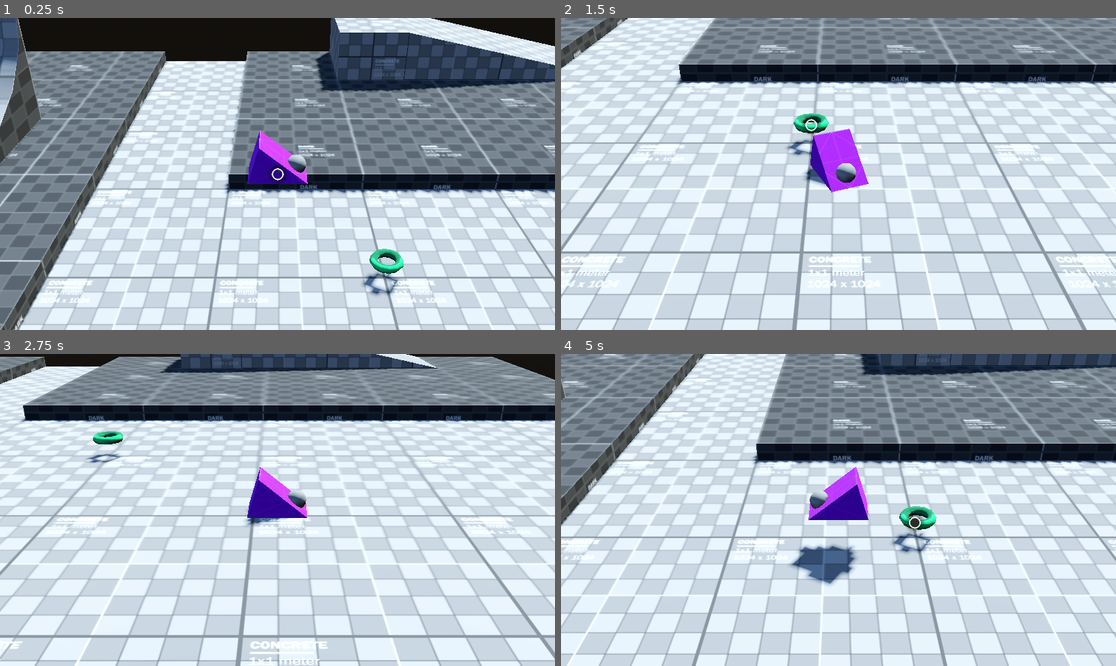
Above: before the commit, frames 1-4 (two rows, left to right).
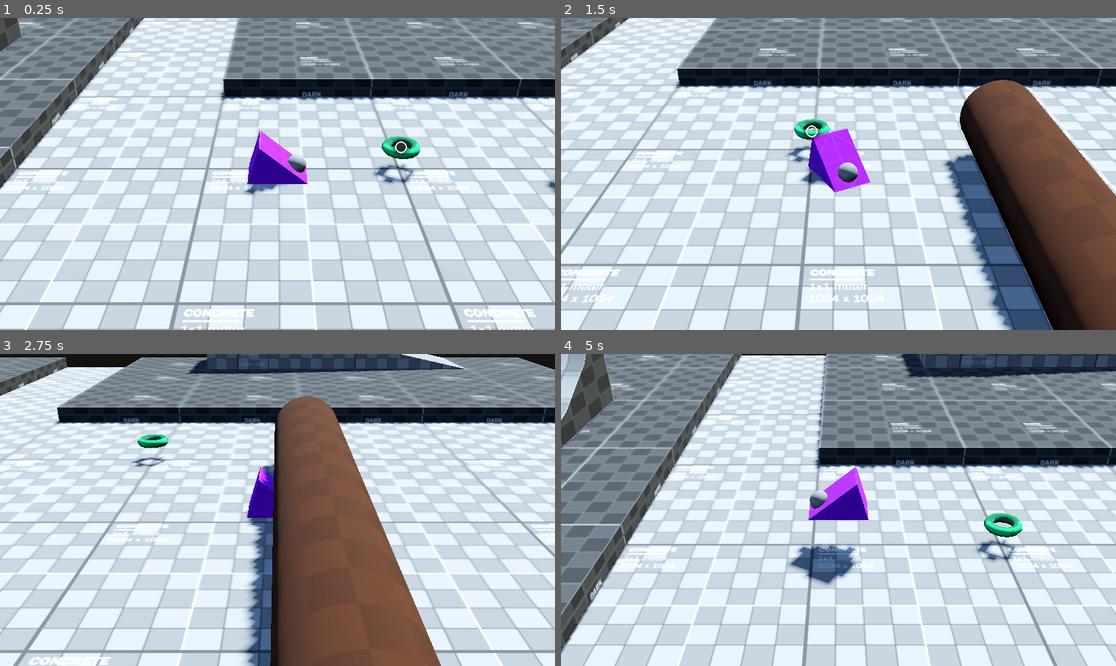
Above: after the commit, the same moments.

Repository: lithopsiouu/you-rat
Game: Godot game, scene res://Scenes/test/main test room.tscn
The game is run twice, just before and just after one commit, with the same random seed, the same clock (stepped at 60 frames per second) and the same inputs.
Inputs (mouse positions are in pixels of both pictures, inside the frame that each line leads up to):
- Up to frame 1 (0.25 s): no input
- Up to frame 2 (1.5 s): tap Enter at 0.5 s; move the mouse to (960, 158) at 0.52 s; hold D (move_right) 0.53-1.28 s; click (960, 158) at 0.6 s; tap Space (jump) at 0.77 s; move the mouse to (727, 189) at 1.27 s; hold S (move_backward) from 1.28 s (still down); click (727, 189) at 1.35 s
- Up to frame 3 (2.75 s): tap Space (jump) at 1.52 s; move the mouse to (333, 441) at 2.02 s; release S (move_backward) at 2.03 s; hold D (move_right) from 2.03 s (still down); tap Down (rotate_cam_down) at 2.1 s; click (333, 441) at 2.3 s
- Up to frame 4 (5 s): move the mouse to (810, 572) at 2.77 s; release D (move_right) at 2.78 s; hold W (move_forward) 2.78-3.53 s; tap Left (rotate_cam_left) at 2.85 s; tap Space (jump) at 3.02, 3.77, 4.52 s; click (810, 572) at 3.05 s; move the mouse to (1005, 556) at 3.52 s; hold A (move_left) from 3.53 s (still down); tap Right (rotate_cam_right) at 3.6 s; click (1005, 556) at 3.8 s; move the mouse to (672, 463) at 4.27 s; tap Up (rotate_cam_up) at 4.35 s; click (672, 463) at 4.55 s

The runs differ from the first frame. In frame 1, 72% of the frame differs, in the area x 0-100%, y 0-100%; in frame 2, 61%; in frame 3, 53%; in frame 4, 55%.

Commit message:
add rolling tube
- currently rolling tube just hides player and retargets gimbal cam

Diff:
--- a/Assets/Entities/rigidbody_player.tscn
+++ b/Assets/Entities/rigidbody_player.tscn
@@ -34,7 +34,6 @@
 axis_lock_angular_x = true
 axis_lock_angular_y = true
 axis_lock_angular_z = true
-wall_min_slide_angle = 0.61086524
 floor_stop_on_slope = false
 floor_constant_speed = true
 platform_floor_layers = 3
--- /dev/null
+++ b/Assets/Entities/rolling_tube.tscn
@@ -0,0 +1,63 @@
+[gd_scene format=3 uid="uid://dby4dt05yeckx"]
+
+[ext_resource type="Script" uid="uid://siwcoymsd0o0" path="res://Scripts/Interaction/rolling_tube.gd" id="1_2ycoj"]
+[ext_resource type="Material" uid="uid://bgypqh65uj1mf" path="res://Assets/Materials/puzzle_material.tres" id="1_qscvo"]
+[ext_resource type="Script" uid="uid://ddxbnuhq2je6l" path="res://Scripts/Interaction/interactable.gd" id="2_hxu50"]
+
+[sub_resource type="CylinderShape3D" id="CylinderShape3D_q54yq"]
+height = 3.0
+radius = 0.2
+
+[sub_resource type="CylinderMesh" id="CylinderMesh_q54yq"]
+lightmap_size_hint = Vector2i(7, 10)
+material = ExtResource("1_qscvo")
+top_radius = 0.2
+bottom_radius = 0.2
+height = 3.0
+radial_segments = 32
+rings = 3
+
+[sub_resource type="SphereShape3D" id="SphereShape3D_q54yq"]
+radius = 0.15
+
+[node name="RollingTube" type="RigidBody3D" unique_id=1858389497 node_paths=PackedStringArray("entrance", "exit")]
+axis_lock_linear_x = true
+axis_lock_linear_y = true
+axis_lock_linear_z = true
+axis_lock_angular_x = true
+axis_lock_angular_y = true
+axis_lock_angular_z = true
+script = ExtResource("1_2ycoj")
+entrance = NodePath("TubeStart")
+exit = NodePath("TubeEnd")
+
+[node name="CollisionShape3D" type="CollisionShape3D" parent="." unique_id=1161846988]
+transform = Transform3D(1, 0, 0, 0, -4.371139e-08, -1, 0, 1, -4.371139e-08, 0, 0, 0)
+shape = SubResource("CylinderShape3D_q54yq")
+
+[node name="MeshInstance3D" type="MeshInstance3D" parent="." unique_id=1288221419]
+transform = Transform3D(1, 0, 0, 0, -4.371139e-08, -1, 0, 1, -4.371139e-08, 0, 0, 0)
+mesh = SubResource("CylinderMesh_q54yq")
+skeleton = NodePath("")
+
+[node name="TubeStart" type="Area3D" parent="." unique_id=1358692387]
+transform = Transform3D(1, 0, 0, 0, 1, 0, 0, 0, 1, 0, 0, 1.5)
+script = ExtResource("2_hxu50")
+one_time = true
+interact_time = 0.5
+cooldown_time = 0.2
+metadata/_custom_type_script = "uid://ddxbnuhq2je6l"
+
+[node name="CollisionShape3D2" type="CollisionShape3D" parent="TubeStart" unique_id=1918603880]
+shape = SubResource("SphereShape3D_q54yq")
+
+[node name="TubeEnd" type="Area3D" parent="." unique_id=1393916396]
+transform = Transform3D(1, 0, 0, 0, 1, 0, 0, 0, 1, 0, 0, -1.5)
+script = ExtResource("2_hxu50")
+one_time = true
+interact_time = 0.5
+cooldown_time = 0.2
+metadata/_custom_type_script = "uid://ddxbnuhq2je6l"
+
+[node name="CollisionShape3D2" type="CollisionShape3D" parent="TubeEnd" unique_id=2136340828]
+shape = SubResource("SphereShape3D_q54yq")
--- /dev/null
+++ b/Assets/Materials/puzzle_material.tres
@@ -0,0 +1,9 @@
+[gd_resource type="StandardMaterial3D" format=3 uid="uid://bgypqh65uj1mf"]
+
+[ext_resource type="Texture2D" uid="uid://3elanln8aykn" path="res://Assets/Materials/Textures/Dev/kenney_prototypeTextures/PNG/Light/texture_07.png" id="1_3uqui"]
+
+[resource]
+albedo_color = Color(0.38, 0.20431334, 0.10259999, 1)
+albedo_texture = ExtResource("1_3uqui")
+uv1_scale = Vector3(1.5, 1.5, 1.5)
+uv1_triplanar = true
--- a/Scenes/test/main test room.tscn
+++ b/Scenes/test/main test room.tscn
@@ -4,6 +4,7 @@
 [ext_resource type="Material" uid="uid://lln0i7y28edo" path="res://Assets/Materials/tile_dark_gray.tres" id="2_x54xf"]
 [ext_resource type="PackedScene" uid="uid://bpqpjy8fcgewn" path="res://Assets/Entities/rigidbody_player.tscn" id="7_njocx"]
 [ext_resource type="PackedScene" uid="uid://cyg20dvv5m0qi" path="res://Assets/Entities/gimbal_camera.tscn" id="7_of0ke"]
+[ext_resource type="PackedScene" uid="uid://dby4dt05yeckx" path="res://Assets/Entities/rolling_tube.tscn" id="8_njocx"]
 [ext_resource type="Material" uid="uid://brx2jluqhii8i" path="res://Assets/Materials/interaction.tres" id="9_t768u"]
 [ext_resource type="Script" uid="uid://ddxbnuhq2je6l" path="res://Scripts/Interaction/interactable.gd" id="10_chm6s"]
 [ext_resource type="Texture2D" uid="uid://bcsf3aibkd3qp" path="res://Assets/Materials/Textures/Dev/Editor Icon/trimolt__0007_interaction-copy-2.png" id="11_chm6s"]
@@ -62,7 +63,7 @@
 [node name="CSGBox3D5" type="CSGBox3D" parent="." unique_id=1192686818]
 transform = Transform3D(1, 0, 0, 0, 1, 0, 0, 0, 1, -2.85, 2.1, -2.5)
 use_collision = true
-collision_layer = 4
+collision_layer = 6
 collision_mask = 17
 size = Vector3(0.2, 4, 3)
 material = ExtResource("1_ggcjv")
@@ -147,10 +148,10 @@
 texture = ExtResource("11_chm6s")
 
 [node name="RigidBody3D" parent="." unique_id=723126475 instance=ExtResource("7_njocx")]
-transform = Transform3D(1, 0, 0, 0, 1, 0, 0, 0, 1, 0.367278, 0.739244, -0.945048)
+transform = Transform3D(1, 0, 0, 0, 1, 0, 0, 0, 1, 0.367278, -1.1920929e-07, -0.945048)
 
-[node name="GimbalCamera2" parent="RigidBody3D" unique_id=681192686 node_paths=PackedStringArray("target") instance=ExtResource("7_of0ke")]
-transform = Transform3D(1, 0, 0, 0, 1, 0, 0, 0, 1, 0.367278, 0.739244, -0.945048)
+[node name="GimbalCamera" parent="RigidBody3D" unique_id=681192686 node_paths=PackedStringArray("target") instance=ExtResource("7_of0ke")]
+transform = Transform3D(1, 0, 0, 0, 1, 0, 0, 0, 1, 0.367, 0, -0.945)
 top_level = true
 target = NodePath("..")
 rotation_speed_y = 0.03
@@ -160,7 +161,10 @@
 
 [node name="ClimbArea" type="Area3D" parent="." unique_id=1955000311]
 transform = Transform3D(1, 0, 0, 0, 1, 0, 0, 0, 1, -2.6000001, 2.1000001, -3.5)
-collision_layer = 0
+collision_layer = 1024
+collision_mask = 0
+gravity_point_center = Vector3(-1, 0, 0)
+gravity_direction = Vector3(-1, 0, 0)
 
 [node name="CollisionShape3D" type="CollisionShape3D" parent="ClimbArea" unique_id=1012446527]
 transform = Transform3D(1, 0, 0, 0, 1, 0, 0, 0, 1, 0, -0.89999986, 0)
@@ -169,9 +173,15 @@
 
 [node name="ClimbArea2" type="Area3D" parent="." unique_id=1774568551]
 transform = Transform3D(1, 0, 0, 0, 1, 0, 0, 0, 1, -2.6000001, 3.1000001, -3.5)
-collision_layer = 0
+collision_layer = 1024
+collision_mask = 0
+gravity_point_center = Vector3(-1, 0, 0)
+gravity_direction = Vector3(-1, 0, 0)
 
 [node name="CollisionShape3D" type="CollisionShape3D" parent="ClimbArea2" unique_id=536479988]
 transform = Transform3D(1, 0, 0, 0, 1, 0, 0, 0, 1, 0, -0.049999714, 1)
 shape = SubResource("BoxShape3D_of0ke")
 debug_color = Color(1.353256, 0.90830946, 0, 0.78431374)
+
+[node name="RollingTube" parent="." unique_id=537028745 instance=ExtResource("8_njocx")]
+transform = Transform3D(1, 0, 0, 0, 1, 0, 0, 0, 1, 1.9909639, 0.2227157, 0.53783476)
--- a/Scripts/Interaction/interactable.gd
+++ b/Scripts/Interaction/interactable.gd
@@ -97,7 +97,7 @@
 		_stop_interaction()
 		return
 
-	interaction_completed.emit()
+	interaction_completed.emit(get_overlapping_areas().get(0))
 
 	last_activated = activated
 
--- /dev/null
+++ b/Scripts/Interaction/rolling_tube.gd
@@ -0,0 +1,19 @@
+class_name RollingTube extends RigidBody3D
+## A cylinder that rolls along one axis that can be entered by an NPC at either end.
+
+var _held_character: CharacterBody3D ## Character "held" within tube.
+
+@export var entrance: Interactable
+@export var exit: Interactable
+
+func _ready() -> void:
+	entrance.interaction_completed.connect(_try_enter_body.bind(entrance))
+	exit.interaction_completed.connect(_try_enter_body.bind(exit))
+
+func _try_enter_body(interactor: Interactor, area: Interactable) -> void:
+	_held_character = interactor.owner
+
+	var gimbal: GimbalCamera = _held_character.find_child("GimbalCamera")
+	gimbal.set_new_target(self)
+
+	_held_character.visible = false
--- a/Scripts/gimbal_camera.gd
+++ b/Scripts/gimbal_camera.gd
@@ -1,6 +1,6 @@
-extends Node3D
+class_name GimbalCamera extends Node3D
 
-@export var target: CharacterBody3D
+@export var target: Node3D
 var player_input: PlayerInput
 
 @export_category("Settings")
@@ -27,6 +27,9 @@
 		$InnerGimbal.rotation_degrees.x = clampf($InnerGimbal.rotation_degrees.x, gimbal_max_x, gimbal_min_x)
 
 
+func set_new_target(new_target: Node3D) -> void:
+	target = new_target
+
 func _move_to_target() -> void:
 	if transform_to_target:
 		position = target.position
--- a/project.godot
+++ b/project.godot
@@ -104,6 +104,7 @@
 3d_physics/layer_6="NPC"
 3d_physics/layer_9="Interactable"
 3d_physics/layer_10="Interactor"
+3d_physics/layer_11="Climbable"
 3d_physics/layer_13="Hitbox"
 3d_physics/layer_14="Hurtbox"
 
Not shown, added: Scripts/Interaction/rolling_tube.gd.uid
